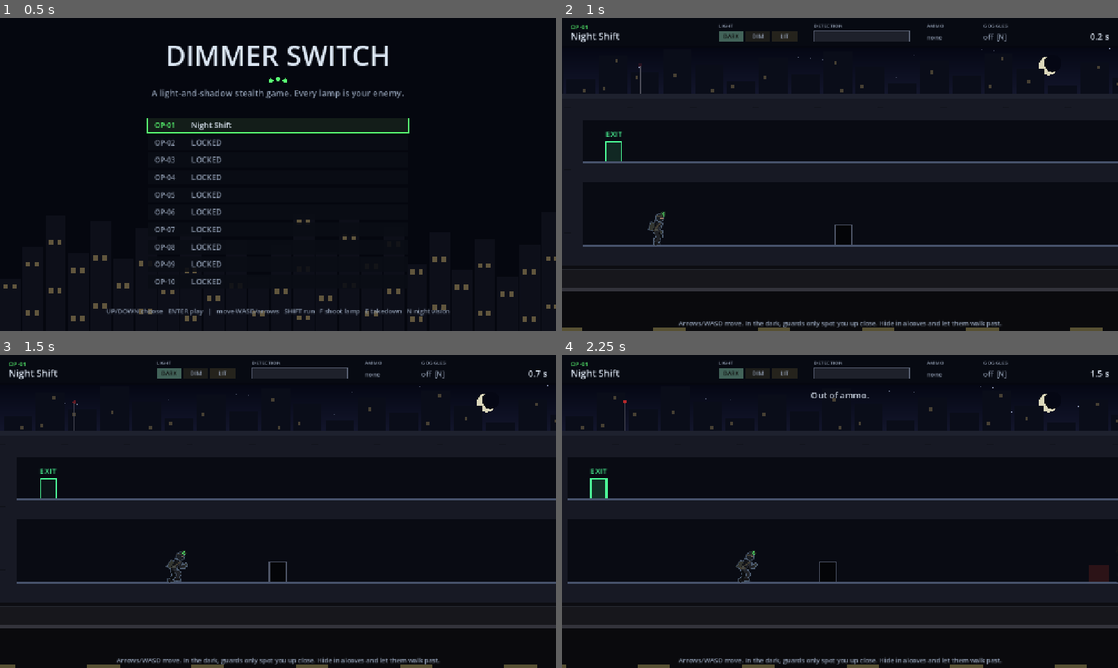
Above: before the commit, frames 1-4 (two rows, left to right).
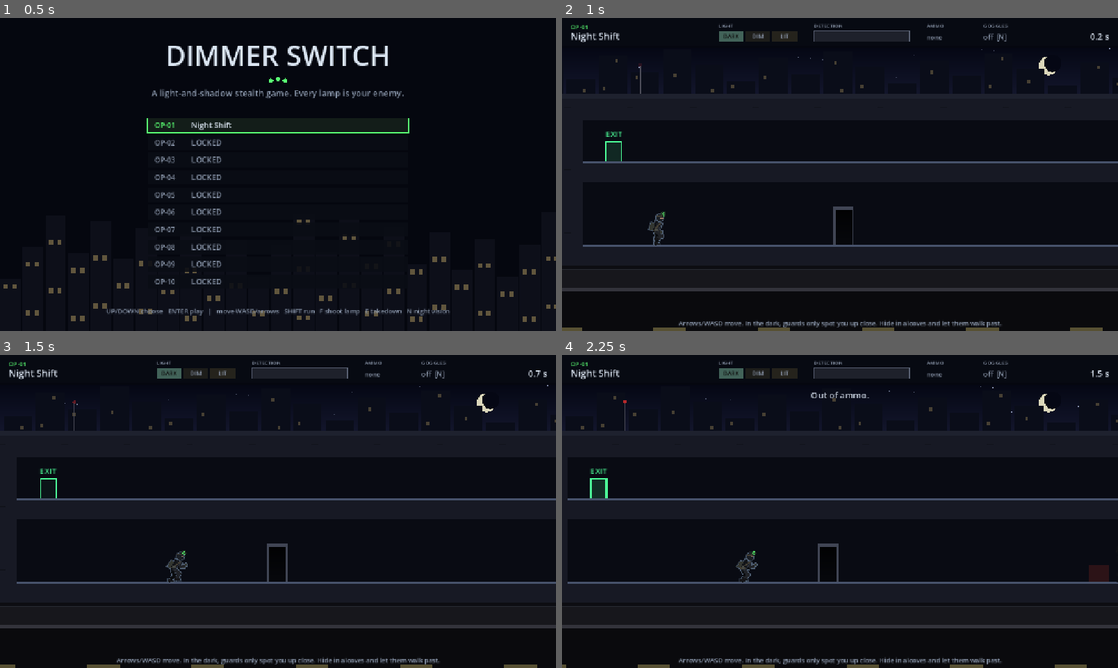
Above: after the commit, the same moments.

Repository: ahab94/dimmer-switch
Game: Godot game, scene res://scenes/main.tscn
Same seed, same stepped clock (60 frames per second), same inputs: the game is played once before the commit and once after it.
Inputs:
- Up to frame 1 (0.5 s): no input
- Up to frame 2 (1 s): tap Enter (confirm) at 0.5 s; hold Right (right) from 0.53 s (still down); hold Shift (run) from 0.53 s (still down); tap N (nv) at 0.6 s; tap Space at 0.77 s
- Up to frame 3 (1.5 s): release Right (right) at 1.28 s; release Shift (run) at 1.28 s; hold E (takedown) from 1.28 s (still down); tap Shift (run) at 1.35 s
- Up to frame 4 (2.25 s): tap Space at 1.52 s; tap F (shoot) at 1.55, 2.1 s; release E (takedown) at 2.03 s; hold Right (right) from 2.03 s (still down)

Frame 1 is identical in both runs. In frame 2, 0.1% of the frame differs, in the area x 16-53%, y 60-73%; in frame 3, 0.1%; in frame 4, 0.2%, in the area x 31-50%, y 60-73%.

Commit message:
Calmer autopilot routes, no foot sliding, air ducts, doorway hiding, thriller theme
Co-Authored-By: Claude Opus 5.5 <noreply@anthropic.com>

Diff:
--- a/scripts/autopilot.gd
+++ b/scripts/autopilot.gd
@@ -27,7 +27,7 @@
 
 func plan(level_world) -> Array:
 	world = level_world
-	var start := {"p": world.start, "hang": false, "mask": 0, "key": false, "ko": 0, "t": 0}
+	var start := {"p": world.start, "hang": false, "mask": 0, "key": false, "ko": 0, "t": 0, "pen": 0, "last": ""}
 	var open := _Heap.new()
 	var seen := {}
 	var parents := {}   # state key -> [parent key, input or null, state]
@@ -50,8 +50,11 @@
 			if seen.has(nk):
 				continue
 			seen[nk] = true
+			var cls := _style(nxt[0])
+			ns["pen"] = s["pen"] + _style_penalty(s["last"], cls)
+			ns["last"] = cls if cls != "" else s["last"]
 			parents[nk] = [key, nxt[0], ns]
-			open.push(ns["t"] + _h(ns), nk)
+			open.push(ns["t"] + _h(ns) + ns["pen"], nk)
 	if trace:
 		print("autopilot: no route after %d expansions" % expansions)
 	return []
@@ -67,6 +70,48 @@
 	k = k * 2 + int(s["hang"])
 	k = k * 32 + s["p"].y
 	return k * 64 + s["p"].x
+
+
+# Style: among routes that are never seen, prefer ones that look like a
+# person moving: keep a steady pace, don't dither back and forth, and wait
+# in one go rather than in little stutters. These penalties only steer the
+# search order (in ticks of "cost"); safety checks are unchanged.
+const PACE_CHANGE := 30
+const REVERSE := 60
+const STOP_START := 18
+
+
+static func _style(input) -> String:
+	if input == null:
+		return ""
+	if input.has("wait"):
+		return "wait"
+	if input.has("shoot") or input.has("takedown"):
+		return "act"
+	var d: Vector2i = input["dir"]
+	if d.y != 0:
+		return "climb^" if d.y < 0 else "climbv"
+	return ("run" if input.get("run", false) else "sneak") + (">" if d.x > 0 else "<")
+
+
+static func _style_penalty(prev: String, cur: String) -> int:
+	if prev == "" or cur == "" or prev == cur:
+		return 0
+	var pen := 0
+	var ph := prev.begins_with("run") or prev.begins_with("sneak")
+	var ch := cur.begins_with("run") or cur.begins_with("sneak")
+	if ph and ch:
+		if prev.right(1) != cur.right(1):
+			pen += REVERSE
+		if prev.left(3) != cur.left(3):
+			pen += PACE_CHANGE
+	if prev.begins_with("climb") and cur.begins_with("climb"):
+		pen += REVERSE   # up then down (or down then up) is dithering
+	elif ph != ch and not (prev == "wait" or cur == "wait"):
+		pen += STOP_START / 2
+	if (prev == "wait") != (cur == "wait"):
+		pen += STOP_START
+	return pen
 
 
 ## Estimated ticks to the exit (via the keycard if we still need it), at
--- a/scripts/figures.gd
+++ b/scripts/figures.gd
@@ -153,6 +153,9 @@
 	if pose == "hang":
 		_agent_hang(foot, fwd, phase, nv, edge)
 		return
+	if pose == "crawl":
+		_agent_crawl(foot, fwd, phase, nv, edge)
+		return
 	if pose == "climb":
 		_agent_climb(foot, phase, nv, edge)
 		return
@@ -165,15 +168,22 @@
 	var stance := 5.0
 	match pose:
 		"sneak":
+			# stride is set so a full step cycle covers exactly one tile
+			# (4 x stride = 32 px): planted feet don't slide on the floor.
 			hip_h = 20.0 - absf(sin(cyc)) * 0.8
-			stride = 5.5
-			lift = 2.5
+			stride = 8.0
+			lift = 3.0
 		"run":
 			hip_h = 20.5 - absf(sin(cyc)) * 1.5
 			lean = 0.32
-			stride = 10.0
-			lift = 6.0
+			stride = 8.5
+			lift = 7.0
 			stance = 0.0
+		"hide":
+			# Standing tall with his back to the doorway, arms tight at his sides.
+			hip_h = 21.5
+			lean = 0.0
+			stance = 2.5
 		"fall":
 			hip_h = 21.0
 			lean = 0.05
@@ -191,7 +201,10 @@
 	var shoulder := neck + Vector2(-fwd * 0.5, 2.0)
 	var back_hand := shoulder + Vector2((-4.0 - sin(cyc) * stride * 0.7) * fwd, 13.0)
 	var front_hand := shoulder + Vector2((4.0 + sin(cyc) * stride * 0.7) * fwd, 13.0)
-	if pose == "sneak":
+	if pose == "hide":
+		back_hand = shoulder + Vector2(-2.5 * fwd, 15.0)
+		front_hand = shoulder + Vector2(2.0 * fwd, 15.0)
+	elif pose == "sneak":
 		# Hands up and ready, close to the chest.
 		back_hand = shoulder + Vector2(8.0 * fwd, 7.0)
 		front_hand = shoulder + Vector2(11.0 * fwd, 4.0 + sin(cyc) * 0.8)
@@ -281,6 +294,34 @@
 	limb(grip + Vector2(4, 0), grip + Vector2(4, 0.01), 4.6, A_GEAR, edge)
 	_flush(edge)
 	_agent_face(shoulder + Vector2(fwd * 2.5, -4.5), fwd, nv)
+
+
+## Crawling on elbows and knees inside an air duct. `foot` is the bottom of
+## the duct's tile; the duct floor sits 28 px above it.
+func _agent_crawl(foot: Vector2, fwd: float, phase: float, nv: bool, edge: Color) -> void:
+	var floor_y := foot.y - 28.0
+	var x := foot.x
+	var c := sin(phase * TAU)
+	var hip := Vector2(x - 7.0 * fwd, floor_y - 5.5)
+	var neck := Vector2(x + 6.0 * fwd, floor_y - 7.0)
+	var head := Vector2(x + 11.5 * fwd, floor_y - 8.5)
+	var back := A_SUIT.darkened(0.35)
+	var front := A_SUIT.lightened(0.06)
+	_begin()
+	# knees down, feet trailing behind, alternating
+	limb(hip, Vector2(x - (1.0 + c * 2.5) * fwd, floor_y - 1.0), 4.5, back, edge)
+	limb(Vector2(x - (1.0 + c * 2.5) * fwd, floor_y - 1.0), Vector2(x - 14.0 * fwd, floor_y - 2.0), 4.0, back, edge)
+	limb(Vector2(x - 2.0 * fwd, floor_y - 9.0), Vector2(x - 2.0 * fwd, floor_y - 9.0) + Vector2(-9 * fwd, 0), 5.0, A_GEAR, edge)   # backpack
+	limb(neck, Vector2(x + (11.0 - c * 3.0) * fwd, floor_y - 1.0), 3.8, back, edge)
+	_torso(hip, neck, 4.0, 5.0, A_SUIT, edge)
+	_head_part(head, 5.0, A_SUIT_HI.darkened(0.35))
+	limb(hip, Vector2(x - (1.0 - c * 2.5) * fwd, floor_y - 1.0), 4.5, front, edge)
+	limb(Vector2(x - (1.0 - c * 2.5) * fwd, floor_y - 1.0), Vector2(x - 15.0 * fwd, floor_y - 1.5), 4.0, front, edge)
+	limb(neck, Vector2(x + (11.0 + c * 3.0) * fwd, floor_y - 1.0), 3.8, front, edge)
+	_flush(edge)
+	var lens_at := head + Vector2(4.0 * fwd, -0.5 if nv else -3.5)
+	canvas.draw_line(head + Vector2(1.5 * fwd, -2), lens_at, _t(A_GEAR), 2.0)
+	_draw_lenses(lens_at, fwd, nv)
 
 
 func _agent_climb(foot: Vector2, phase: float, nv: bool, edge: Color) -> void:
--- a/scripts/game.gd
+++ b/scripts/game.gd
@@ -442,8 +442,13 @@
 	_draw_lamps()
 	_draw_lasers()
 	_draw_cameras()
+	var hidden := _player_hidden()
+	if hidden:
+		_draw_player()   # tucked into the doorway: guards pass in front of him
 	_draw_guards()
-	_draw_player()
+	if not hidden:
+		_draw_player()
+	_draw_ducts_front()
 	for s in _shards:
 		draw_rect(Rect2(s["p"], Vector2(3, 3)), Color(1, 0.95, 0.8, clampf(s["life"], 0, 1)))
 	draw_set_transform_matrix(Transform2D())
@@ -503,15 +508,20 @@
 						var yy := r.position.y + 5 + k * 11
 						draw_line(Vector2(r.position.x + 8, yy), Vector2(r.position.x + 24, yy), rail, 2.0)
 				"=":
-					var pc := _c(Color(0.42, 0.45, 0.5).lerp(Color(0.8, 0.72, 0.55), amt))
-					draw_rect(Rect2(r.position + Vector2(0, 3), Vector2(T, 6)), pc)
-					draw_rect(Rect2(r.position + Vector2(0, 3), Vector2(T, 2)), _c(pc.lightened(0.3)))
-					if x % 2 == 0:
-						draw_rect(Rect2(r.position + Vector2(T - 4, 1), Vector2(4, 10)), _c(pc.darkened(0.3)))
+					# The inside of an air duct, seen through its cut-away front.
+					draw_rect(_duct_rect(p), _c(Color(0.05, 0.055, 0.07).lerp(Color(0.2, 0.18, 0.14), amt * 0.5)))
 				"O":
-					var inset := Rect2(r.position + Vector2(3, 2), Vector2(T - 6, T - 2))
-					draw_rect(inset, _c(Color(0.0, 0.0, 0.0, 0.55 if amt < World.DIM_AMOUNT else 0.25)))
-					draw_rect(inset, _c(Color(0.3, 0.33, 0.4).lerp(Color(0.7, 0.6, 0.4), amt)), false, 2.0)
+					# A deep doorway recess: you step back into it, out of the corridor.
+					var floor_y := r.end.y
+					var door := Rect2(r.position.x + 3, floor_y - 54, T - 6, 54)
+					var top_c := _c(Color(0.0, 0.0, 0.0, 0.85 if amt < World.DIM_AMOUNT else 0.5))
+					var bot_c := _c(Color(0.02, 0.02, 0.03, 0.6 if amt < World.DIM_AMOUNT else 0.3))
+					draw_polygon(PackedVector2Array([door.position, Vector2(door.end.x, door.position.y), door.end, Vector2(door.position.x, door.end.y)]),
+						PackedColorArray([top_c, top_c, bot_c, bot_c]))
+					var frame := _c(Color(0.25, 0.27, 0.33).lerp(Color(0.65, 0.56, 0.4), amt))
+					draw_rect(Rect2(door.position.x - 3, door.position.y - 3, 3, door.size.y + 3), frame)
+					draw_rect(Rect2(door.end.x, door.position.y - 3, 3, door.size.y + 3), frame)
+					draw_rect(Rect2(door.position.x - 3, door.position.y - 4, door.size.x + 6, 4), frame)
 				"D", "R":
 					var open := player_tile == p
 					var dc: Color = C_DOOR if ch == "D" else (C_LOCK if not sim.has_key else Color(0.35, 0.8, 0.45))
@@ -533,6 +543,41 @@
 						var bob := sin(_anim * 4.0) * 3.0
 						draw_rect(Rect2(r.position + Vector2(9, 12 + bob), Vector2(14, 10)), _c(C_KEY))
 						draw_rect(Rect2(r.position + Vector2(11, 15 + bob), Vector2(5, 2)), _c(Color(0.05, 0.2, 0.3)))
+
+
+## An air duct runs high in the corridor, above the guards' caps. Its
+## logical tile is the one below the ceiling row, but it's drawn up there.
+func _duct_rect(p: Vector2i) -> Rect2:
+	var r := _tile_rect(p)
+	return Rect2(r.position.x, r.position.y - 16, T, 24)
+
+
+## Front of the ducts, drawn after the player so he's inside them: top and
+## bottom sheet metal, seams with rivets, a slatted underside, end caps.
+func _draw_ducts_front() -> void:
+	var light: PackedFloat32Array = world.light_amounts(sim.mask)
+	for y in world.h:
+		for x in world.w:
+			var p := Vector2i(x, y)
+			if world.cell(p) != "=":
+				continue
+			var amt: float = light[y * world.w + x]
+			var metal := _c(Color(0.36, 0.39, 0.44).lerp(Color(0.78, 0.72, 0.58), amt))
+			var dr := _duct_rect(p)
+			draw_rect(Rect2(dr.position, Vector2(T, 4)), metal)
+			draw_rect(Rect2(dr.position, Vector2(T, 1.5)), _c(metal.lightened(0.35)))
+			draw_rect(Rect2(dr.position.x, dr.end.y - 4, T, 4), metal.darkened(0.15))
+			for k in 4:   # slats on the underside
+				draw_rect(Rect2(dr.position.x + 2 + k * 8, dr.end.y - 3, 5, 2), _c(Color(0.05, 0.05, 0.06)))
+			draw_rect(Rect2(dr.end.x - 2, dr.position.y, 2, dr.size.y), metal.darkened(0.25))   # seam
+			draw_circle(dr.position + Vector2(T - 5, 7), 1.1, metal.lightened(0.3))
+			draw_circle(dr.position + Vector2(T - 5, dr.size.y - 7), 1.1, metal.lightened(0.3))
+			for side in [-1, 1]:
+				if world.cell(p + Vector2i(side, 0)) != "=":
+					var ex := dr.position.x if side < 0 else dr.end.x - 5
+					draw_rect(Rect2(ex, dr.position.y, 5, dr.size.y), metal)
+					for k in 3:
+						draw_rect(Rect2(ex + 1, dr.position.y + 5 + k * 5, 3, 2), _c(Color(0.05, 0.05, 0.06)))
 
 
 ## Light at each tile corner: the mean of the open tiles touching it.
@@ -710,6 +755,12 @@
 			_text(foot + Vector2(0, -50), "?", 20, C_WARN, HORIZONTAL_ALIGNMENT_CENTER)
 
 
+func _player_hidden() -> bool:
+	var occ: Vector2i = sim.occupied()
+	var still: bool = sim.action.is_empty() or sim.action["type"] == "wait"
+	return world.cell(occ) == "O" and sim.light_here() <= World.DIM and still
+
+
 func _draw_player() -> void:
 	var vp: Vector2 = sim.visual_pos()
 	var foot := origin + vp * T + Vector2(T / 2.0, T)
@@ -720,18 +771,21 @@
 	var prog: float = 0.0 if a.is_empty() else float(a["elapsed"]) / a["total"]
 	var on_ladder: bool = world.cell(sim.tile) == "H" and world.cell(sim.tile + Vector2i.DOWN) != "#"
 	var pose := "sneak"
-	var phase := prog * 0.5 if type == "sneak" else prog
+	# One full stride per tile, so feet keep pace with the ground.
+	var phase := prog
 	var aim := Vector2.ZERO
-	if sim.hanging or type == "grab":
-		pose = "hang"
-		phase = _anim * 0.4 if type != "shimmy" else prog
+	if type == "grab":
+		pose = "climb"   # pulling himself up into the vent
+	elif sim.hanging:
+		pose = "crawl"
 	elif type == "climb" or (a.is_empty() and on_ladder):
 		pose = "climb"
 	elif type == "run":
 		pose = "run"
-		phase = prog * 0.5 + (0.5 if sim.tile.x % 2 == 0 else 0.0)
 	elif type == "sneak":
-		phase = prog * 0.5 + (0.5 if sim.tile.x % 2 == 0 else 0.0)
+		pass
+	if _player_hidden():
+		pose = "hide"
 	elif type == "fall":
 		pose = "fall"
 	elif type == "shoot":
@@ -739,6 +793,18 @@
 		aim = origin + Vector2(world.lamps[a.get("lamp", 0)]) * T + Vector2(T / 2.0, 13)
 	elif type == "takedown":
 		pose = "takedown"
+	if pose == "hide":
+		# Pressed into the shadows: drawn darker, only the goggles glow.
+		figures.tint = func(c: Color) -> Color: return _c(c.darkened(0.5))
+		figures.agent(foot, sim.face, pose, phase, night_vision, aim, 0.0)
+		figures.tint = _c
+		# The door frame in front of him sells that he's inside the recess.
+		var r := _tile_rect(sim.occupied())
+		var frame := _c(Color(0.25, 0.27, 0.33))
+		draw_rect(Rect2(r.position.x, r.end.y - 57, 4, 57), frame)
+		draw_rect(Rect2(r.end.x - 4, r.end.y - 57, 4, 57), frame)
+		draw_rect(Rect2(r.position.x, r.end.y - 58, T, 4), frame)
+		return
 	figures.agent(foot, sim.face, pose, phase, night_vision, aim, rim)
 
 
--- a/scripts/levels.gd
+++ b/scripts/levels.gd
@@ -4,7 +4,7 @@
 ## Map legend (40 columns; every row the same width):
 ##   #  solid wall or floor         .  empty air
 ##   P  player start                X  extraction (the exit)
-##   H  ladder (UP/DOWN to climb)   =  pipe (UP from below to hang on it)
+##   H  ladder (UP/DOWN to climb)   =  air duct (UP from below to crawl in)
 ##   L  ceiling lamp                O  alcove: guards walk past you if it's not lit
 ##   D  door (blocks sight)         R  locked door (needs the keycard)
 ##   K  keycard
@@ -130,9 +130,9 @@
 	},
 	{
 		"code": "OP-05",
-		"name": "Pipe Dreams",
-		"brief": "Nobody ever looks up. Nobody.",
-		"tip": "Press UP under a pipe to grab it, DOWN to drop. Guards only look straight ahead.",
+		"name": "Vent Diagram",
+		"brief": "Nobody ever checks the vents. Nobody.",
+		"tip": "Press UP under a vent to climb in, DOWN to drop out. Guards never check the vents.",
 		"ammo": 0,
 		"map": [
 			"########################################",
--- a/scripts/world.gd
+++ b/scripts/world.gd
@@ -304,6 +304,8 @@
 	var lvl := light_level(p, mask)
 	if cell(p) == "O" and lvl <= DIM:
 		return -1.0
+	if cell(p) == "=":
+		return -1.0   # inside an air duct
 	if d > minf(c["range"], CAMERA_RANGE[lvl]) or d < 0.1:
 		return -1.0
 	var ang := rad_to_deg((target - eye).angle())
Not shown, added: docs/media/op05-pipes.png.import
Not shown, added: docs/media/op06-takedown.png.import
Not shown, changed: README.md
Not shown, changed: tools/video/make_video_audio.py
Not shown, changed: tools/video/make_videos.py
